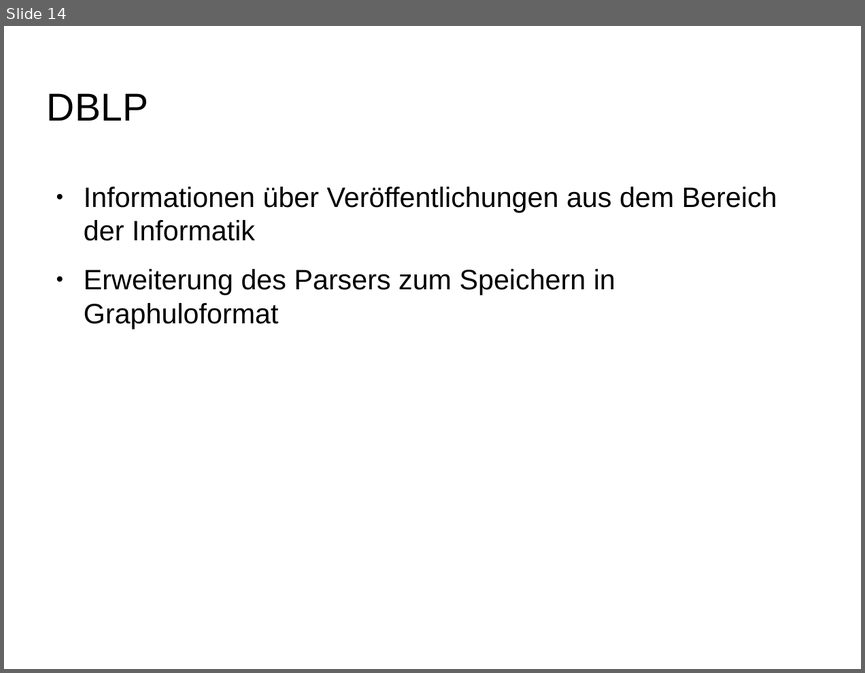
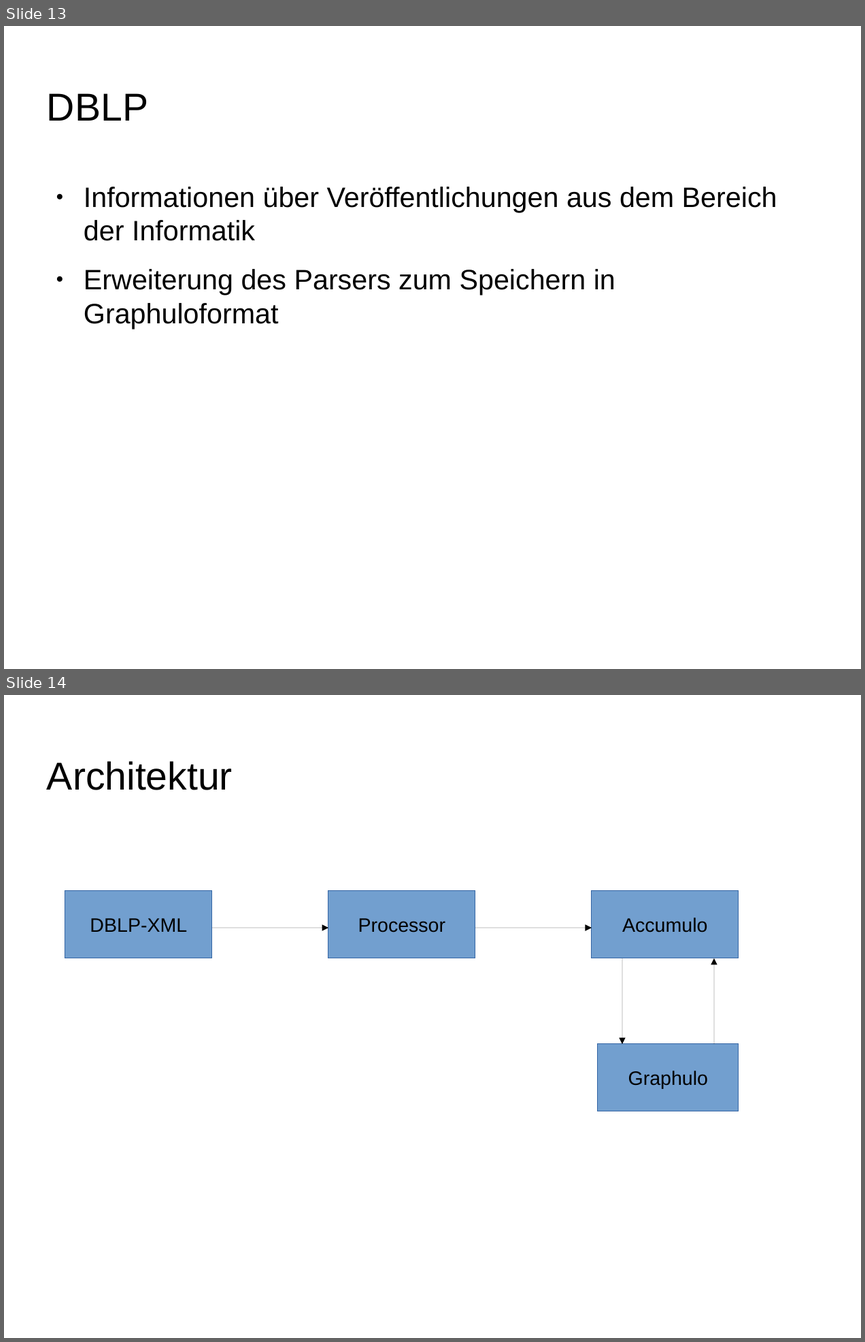
Before and after one commit to ScaDS/dblp-graphulo, a slide deck: doc/testat1.odp. Shown one above the other, each under a label of ours: slide 14 before the commit, slides 13 and 14 after it. The pictures are 865x673 and 865x1342 pixels, drawn with LibreOffice and Linux fonts; fonts in the diff are those of the drawing; background and template pictures are left out. Boxes give left, top, right and bottom in pixels: in the first picture for what was removed or moved away, otherwise in the second. Text is boxed around its words. In the diff, an @@ line names an element or a change of style, - is before the commit and + after.

```diff
--- a/doc/testat1.odp
+++ b/doc/testat1.odp
@@ slide 14 added at [4, 695, 861, 1338], background picture (left out) @@
@@ title added at [47, 761, 232, 790], 36 pt, text #000000 @@
+Architektur
@@ rectangle added at [65, 891, 212, 959], fill #729FCF, outline #3465A4 0 pt, 18 pt, text #000000 @@
+DBLP-XML
@@ rectangle added at [328, 891, 475, 959], fill #729FCF, outline #3465A4 0 pt, 18 pt, text #000000 @@
+Processor
@@ rectangle added at [592, 891, 738, 959], fill #729FCF, outline #3465A4 0 pt, 18 pt, text #000000 @@
+Accumulo
@@ arrow added from (212, 928) to (328, 928), #000000 0 pt @@
@@ arrow added from (475, 928) to (592, 928), #000000 0 pt @@
@@ arrow added from (622, 959) to (622, 1044), #000000 0 pt @@
@@ arrow added from (714, 1044) to (714, 959), #000000 0 pt @@
@@ rectangle added at [598, 1044, 738, 1112], fill #729FCF, outline #3465A4 0 pt, 18 pt, text #000000 @@
+Graphulo
@@ what was slide 14 is now slide 13 @@
```
Also in this commit, not shown: 3 slides changed, 2 other files.
